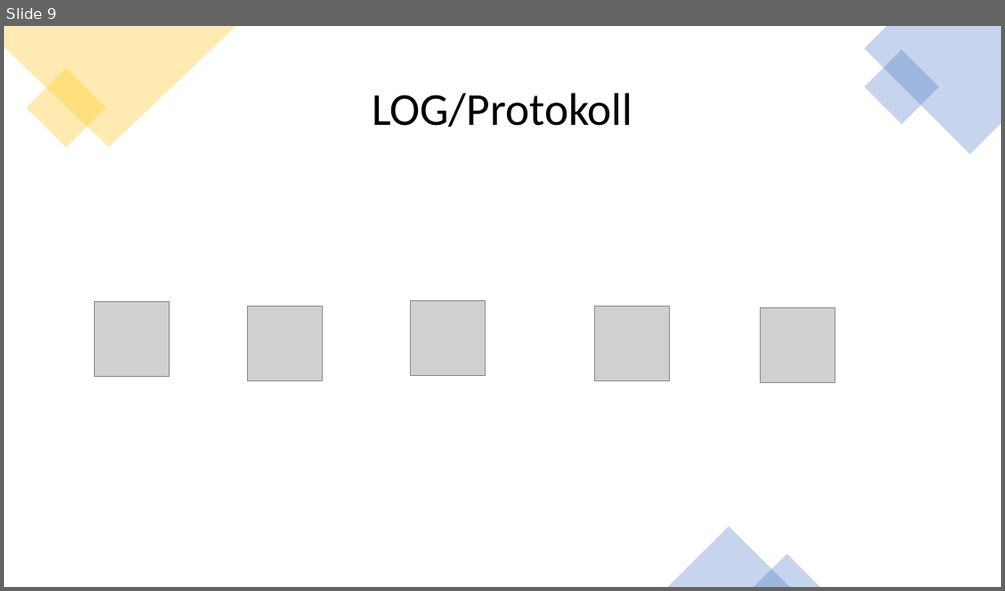
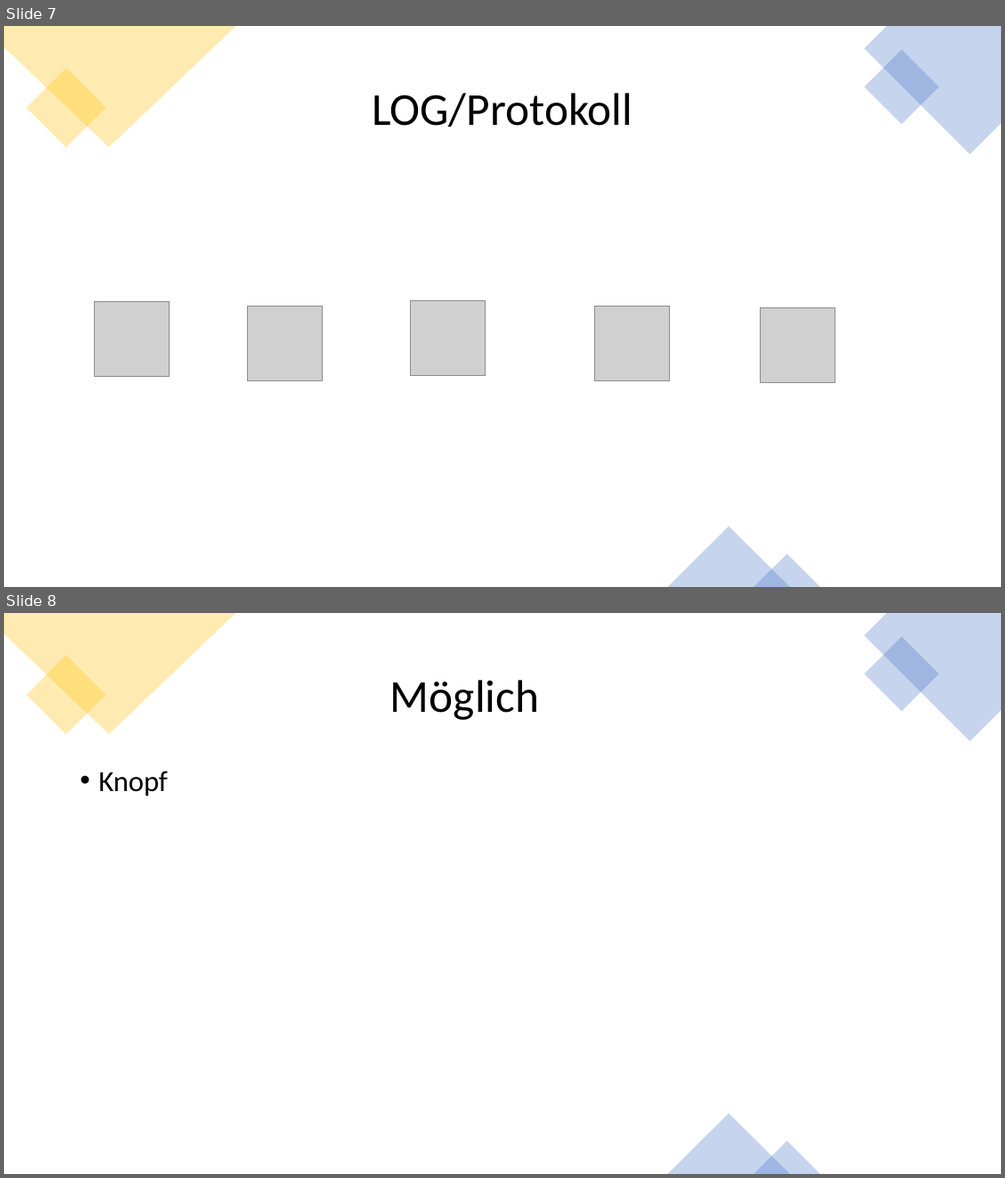
Before and after one commit to RamonaChristen/PSE-Documents, a slide deck: Presentations/Schlussdemo.pptx. Shown one above the other, each under a label of ours: slide 9 before the commit, slides 7 and 8 after it. The pictures are 1005x591 and 1005x1178 pixels, drawn with LibreOffice and Linux fonts; fonts in the diff are those of the drawing; grey boxes stand for pictures. Boxes give left, top, right and bottom in pixels: in the first picture for what was removed or moved away, otherwise in the second. Text is boxed around its words. In the diff, an @@ line names an element or a change of style, - is before the commit and + after.

```diff
--- a/Presentations/Schlussdemo.pptx
+++ b/Presentations/Schlussdemo.pptx
@@ slide 8 added at box(4, 613, 1001, 1174), background #FFFFFF @@
@@ freeform shape added at box(4, 613, 235, 734), fill #FFC000 at 30% opacity @@
@@ freeform shape added at box(864, 613, 1001, 741), fill #4472C4 at 30% opacity @@
@@ rectangle added at box(864, 636, 939, 712), fill #4472C4 at 30% opacity @@
@@ rectangle added at box(26, 655, 105, 735), fill #FFC000 at 30% opacity @@
@@ title added at box(390, 680, 539, 720), 44 pt, text #000000 @@
+Möglich
@@ text added at box(98, 771, 168, 796), 28 pt, text #000000 @@
+• Knopf
@@ triangle added at box(668, 1113, 790, 1174), fill #4472C4 at 30% opacity @@
@@ triangle added at box(754, 1141, 821, 1174), fill #4472C4 at 30% opacity @@
@@ what was slide 9 is now slide 7 @@
```
Also in this commit, not shown: 1 slide changed, 1 slide removed.
